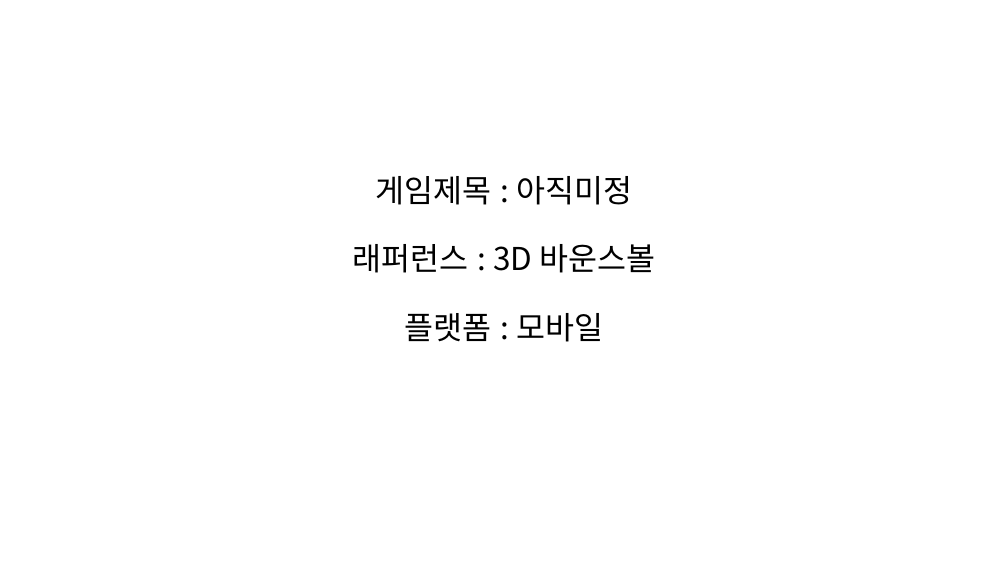
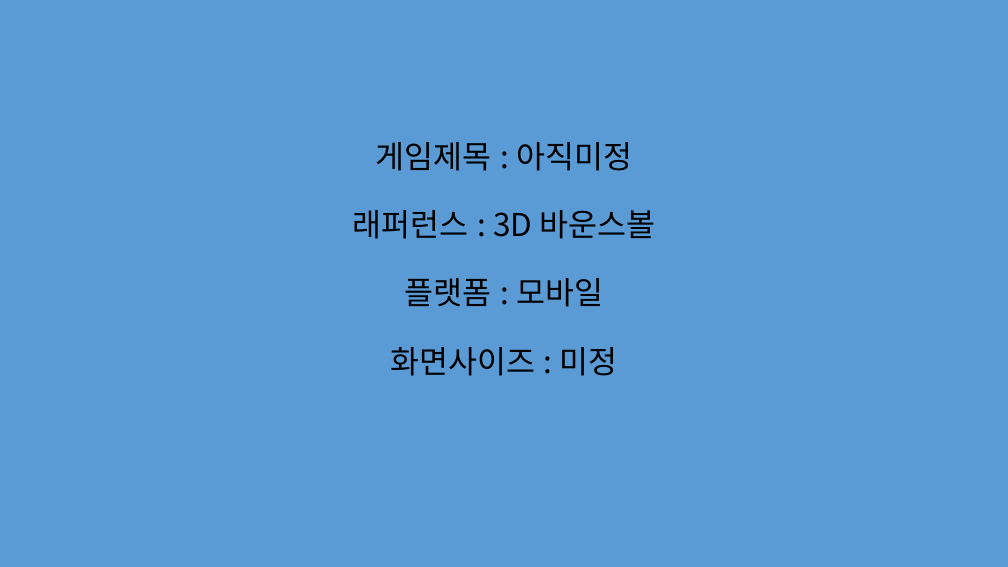
Before and after one commit to LeeJaeHwan182/Dongseo_Art-IndieGame, a slide deck: slide 1 of Dongseo/Dongseo_Art&IndieGame_PPT.pptx. Drawn at 1008x567 pixels with LibreOffice and Linux fonts; fonts in the diff are those of the drawing. Boxes give left, top, right and bottom in pixels: in the first picture for what was removed or moved away, otherwise in the second. Text is boxed around its words. In the diff, an @@ line names an element or a change of style, - is before the commit and + after.

```diff
--- a/Dongseo/Dongseo_Art&IndieGame_PPT.pptx
+++ b/Dongseo/Dongseo_Art&IndieGame_PPT.pptx
@@ background #FFFFFF to #5B9BD5 @@
@@ text at (x1=390, y1=347, x2=618, y2=376): paragraph added @@
+화면사이즈 : 미정
```
Also in this commit, not shown: 6 slides added.
